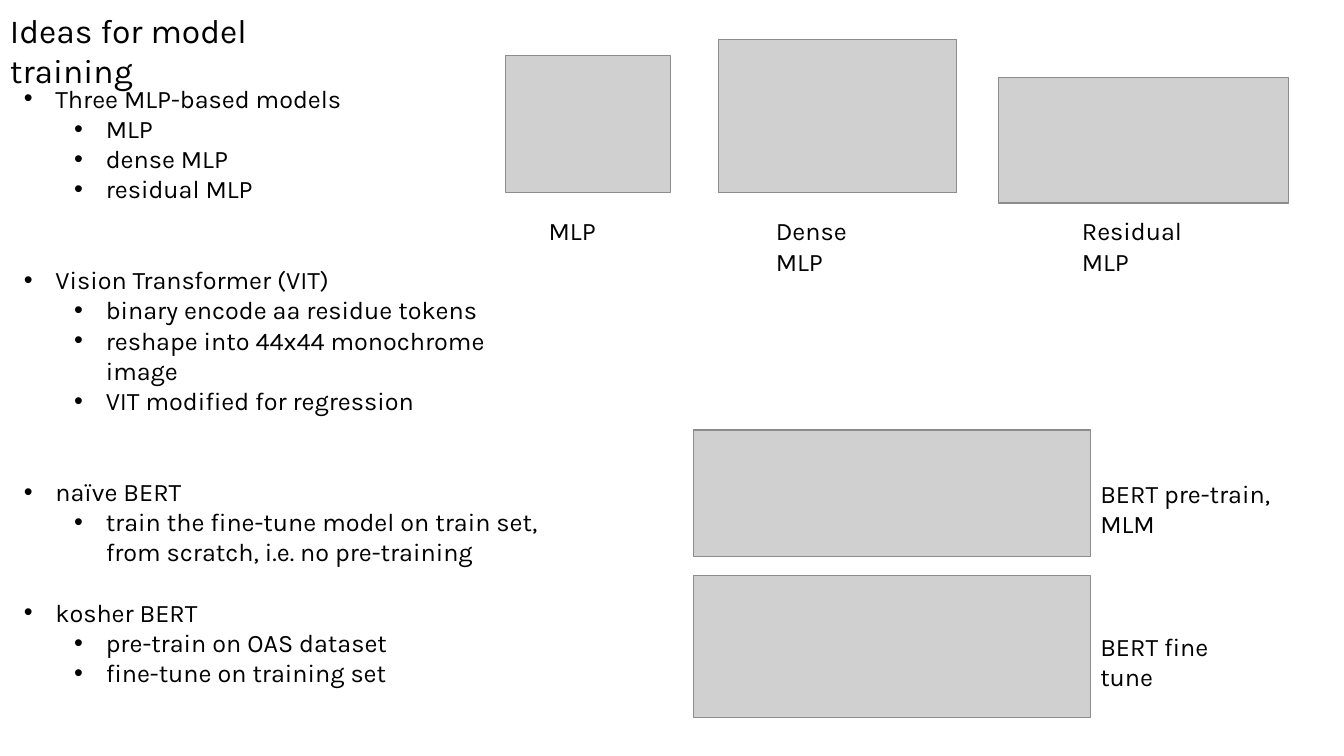
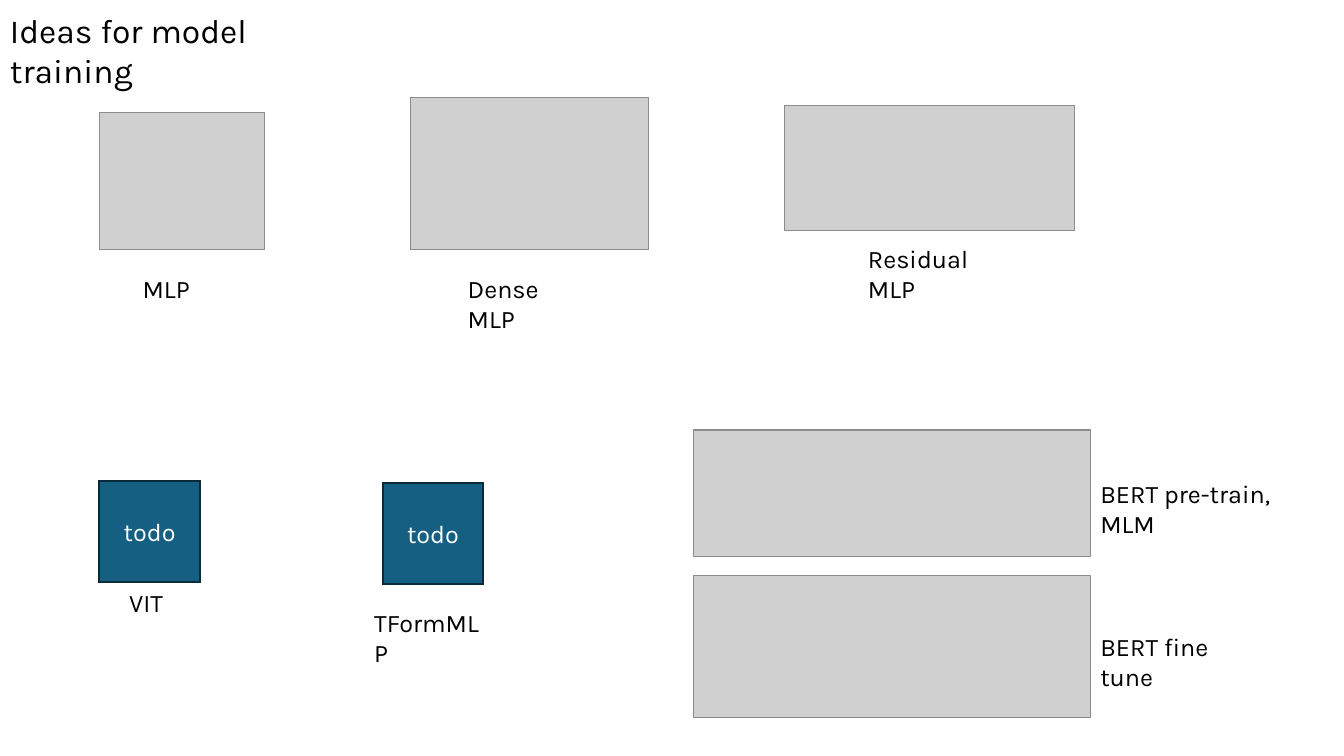
Before and after one commit to planaria158/BERT-antibody-antigen-binding-energy, a slide deck: slide 7 of Homework-aAlphaBio.pptx (slide 6 before the commit). Drawn at 1344x756 pixels with LibreOffice and Linux fonts; fonts in the diff are those of the drawing; grey boxes stand for pictures. Boxes give left, top, right and bottom in pixels: in the first picture for what was removed or moved away, otherwise in the second. Text is boxed around its words. In the diff, an @@ line names an element or a change of style, - is before the commit and + after.

```diff
--- a/Homework-aAlphaBio.pptx
+++ b/Homework-aAlphaBio.pptx
@@ text removed at bbox=[55, 85, 537, 683] @@
-• Three MLP-based models
-  • MLP
-  • dense MLP
-  • residual MLP
-• Vision Transformer (VIT)
-  • binary encode aa residue tokens
-  • reshape into 44x44 monochrome image
-  • VIT modified for regression
-• naïve BERT
-  • train the fine-tune model on train set, from scratch, i.e. no pre-training
-• kosher BERT
-  • pre-train on OAS dataset
-  • fine-tune on training set
@@ picture: place and size @@
-picture at bbox=[506, 55, 670, 193]
+picture at bbox=[100, 113, 264, 250]
@@ picture: place and size @@
-picture at bbox=[719, 39, 957, 192]
+picture at bbox=[410, 97, 648, 249]
@@ picture: place and size @@
-picture at bbox=[999, 78, 1289, 203]
+picture at bbox=[785, 105, 1075, 230]
@@ text "Residual MLP": place and size @@
-text "Residual MLP" at bbox=[1082, 222, 1182, 271]
+text "Residual MLP" at bbox=[868, 250, 968, 298]
@@ text "MLP": place and size @@
-text "MLP" at bbox=[549, 224, 596, 240]
+text "MLP" at bbox=[143, 282, 190, 298]
@@ text "Dense MLP": place and size @@
-text "Dense MLP" at bbox=[776, 224, 847, 271]
+text "Dense MLP" at bbox=[468, 282, 539, 328]
@@ rectangle added at bbox=[99, 481, 200, 582], fill #156082, outline #092A39 1.5 pt, 18 pt, text #FFFFFF @@
+todo
@@ rectangle added at bbox=[383, 484, 484, 585], fill #156082, outline #092A39 1.5 pt, 18 pt, text #FFFFFF @@
+todo
@@ text added at bbox=[129, 596, 163, 612], 18 pt, text #000000 @@
+VIT
@@ text added at bbox=[364, 603, 501, 643], 18 pt, text #000000 @@
+TFormMLP
```
Also in this commit, not shown: 7 other slides changed, 5 slides added.
